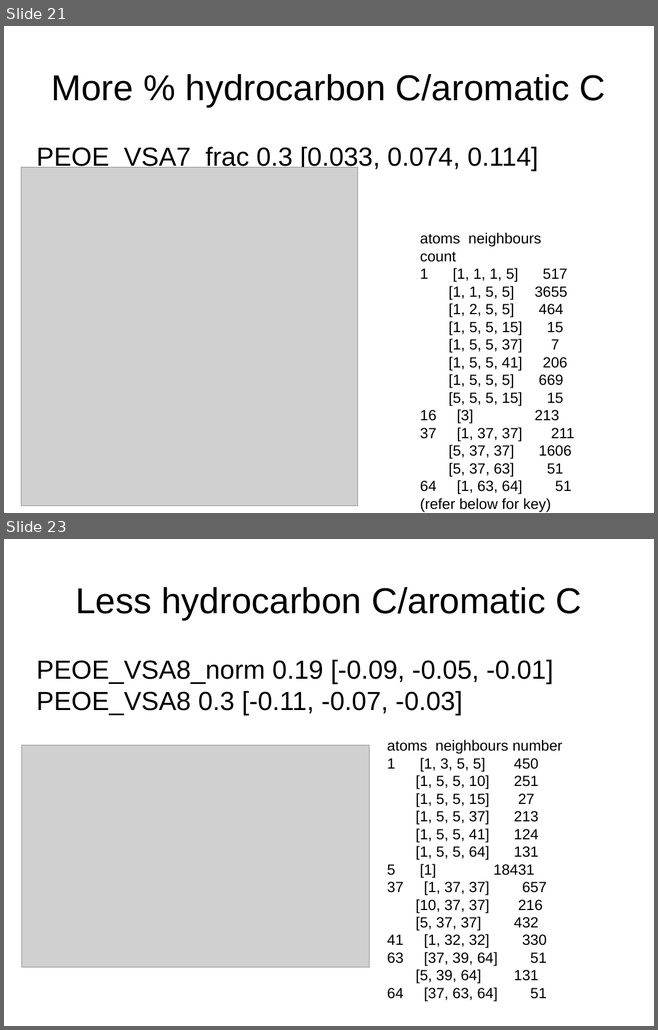
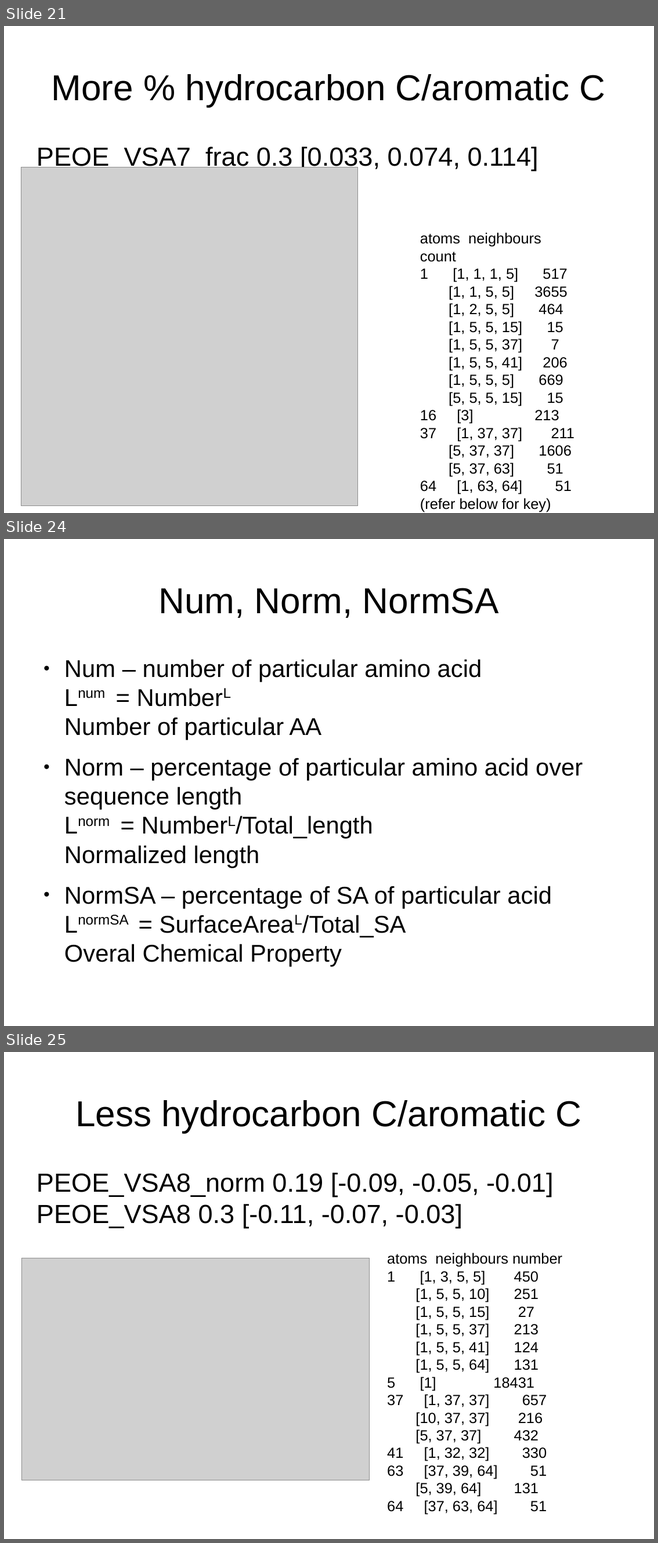
Before and after one commit to leexa90/Projects, a slide deck: toxicity/Final/Permability/all_seq/permaubility slides.odp. Shown one above the other, each under a label of ours: slides 21 and 23 before the commit, slides 21, 24 and 25 after it; the slides between them are not shown. The pictures are 658x1030 and 658x1543 pixels, drawn with LibreOffice and Linux fonts; fonts in the diff are those of the drawing; grey boxes stand for pictures. Boxes give left, top, right and bottom in pixels: in the first picture for what was removed or moved away, otherwise in the second. Text is boxed around its words. In the diff, an @@ line names an element or a change of style, - is before the commit and + after.

```diff
--- a/toxicity/Final/Permability/all_seq/permaubility slides.odp
+++ b/toxicity/Final/Permability/all_seq/permaubility slides.odp
@@ slide 24 added at (4, 539, 654, 1026), background #FFFFFF @@
@@ title added at (158, 588, 498, 618), 44 pt, text #000000 @@
+Num, Norm, NormSA
@@ text added at (64, 659, 582, 967), 29.6 pt, text #000000 @@
+● Num – number of particular amino acid
+  Lnum = NumberL
+  Number of particular AA
+● Norm – percentage of particular amino acid over sequence length
+  Lnorm = NumberL/Total_length
+  Normalized length
+● NormSA – percentage of SA of particular acid
+  LnormSA = SurfaceAreaL/Total_SA
+  Overal Chemical Property
@@ what was slide 23 is now slide 25 @@
```
Also in this commit, not shown: 1 slide changed, 1 other slide added, 36 other files.
